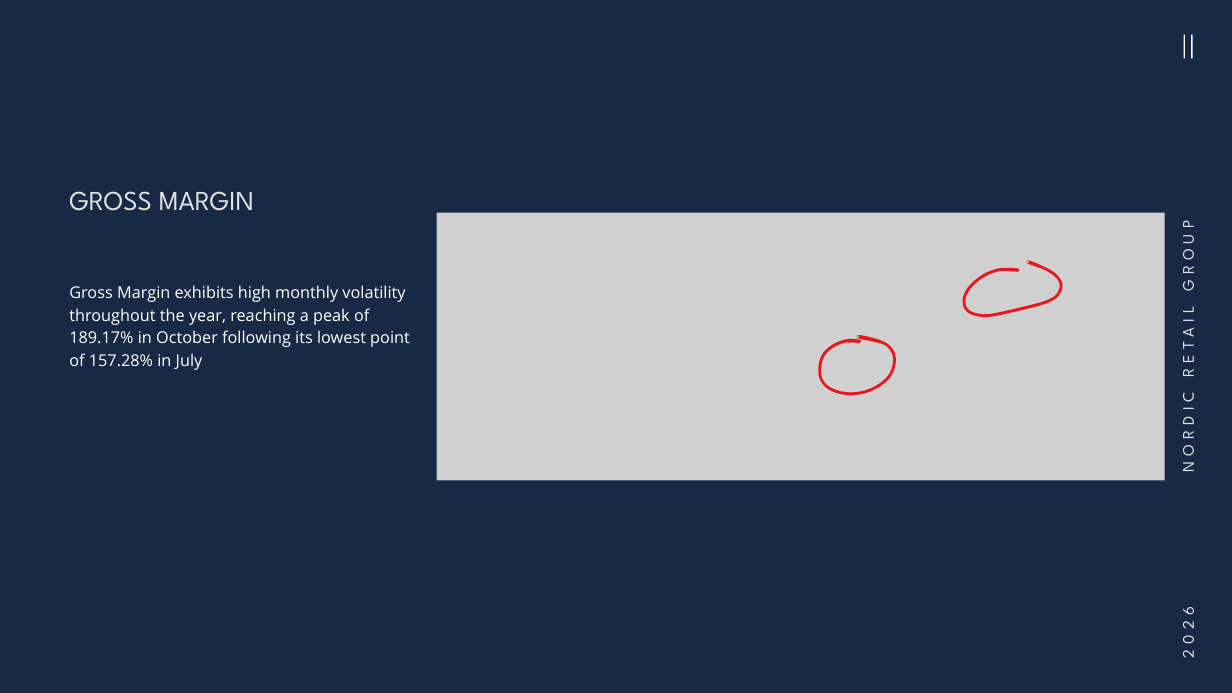
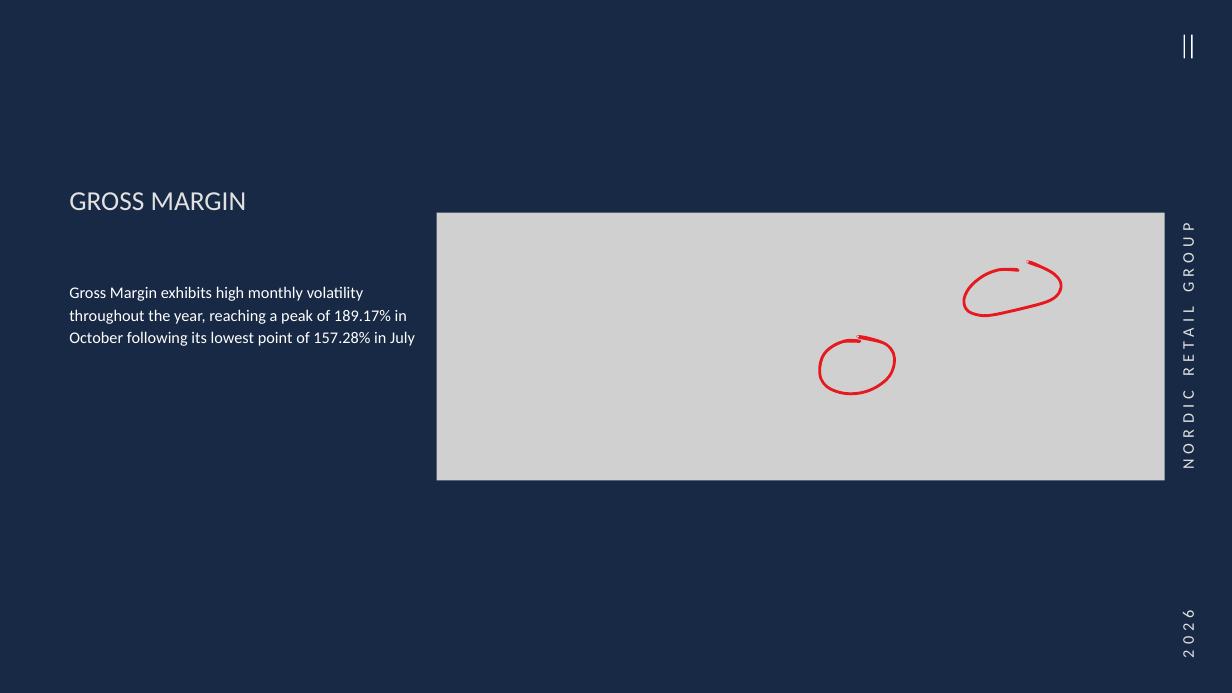
Before and after one commit to muchammadwr/finance-analytics, a slide deck: slide 3 of documents/finance analytics presentation.pptx. Drawn at 1232x693 pixels with LibreOffice and Linux fonts; fonts in the diff are those of the drawing; grey boxes stand for pictures. Boxes give left, top, right and bottom in pixels: in the first picture for what was removed or moved away, otherwise in the second. Text is boxed around its words. In the diff, an @@ line names an element or a change of style, - is before the commit and + after.

```diff
--- a/documents/finance analytics presentation.pptx
+++ b/documents/finance analytics presentation.pptx
@@ font League Spartan to Calibri in 3 elements at (1179,176,1198,517), (1178,614,1198,657), (69,192,247,210) @@
@@ text "Gross Margin exhibits high monthly ..." at (69,286,415,346): font Open Sans to Calibri @@
```
Also in this commit, not shown: 3 other slides changed, 1 slide added, 6 other files.
